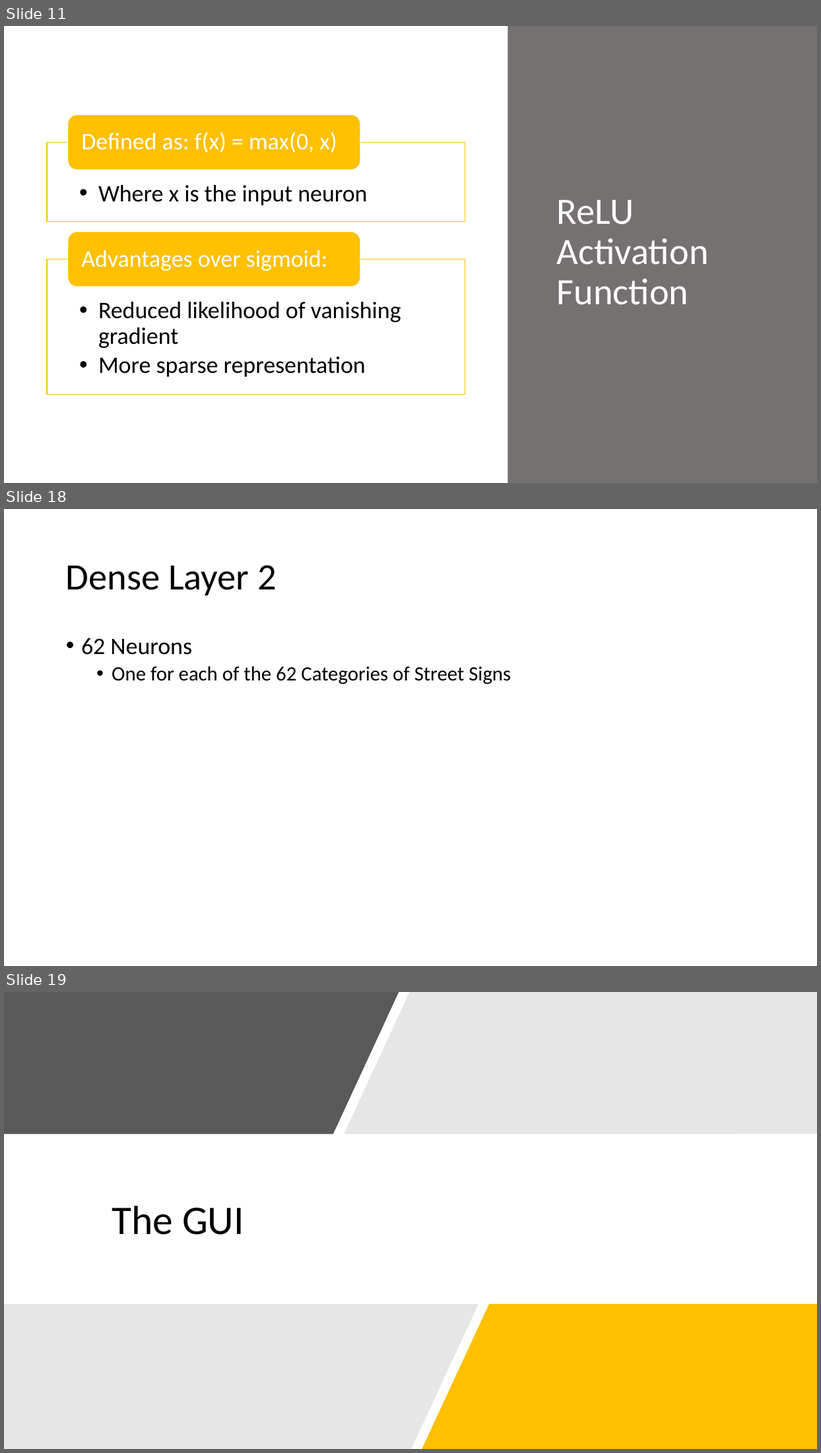
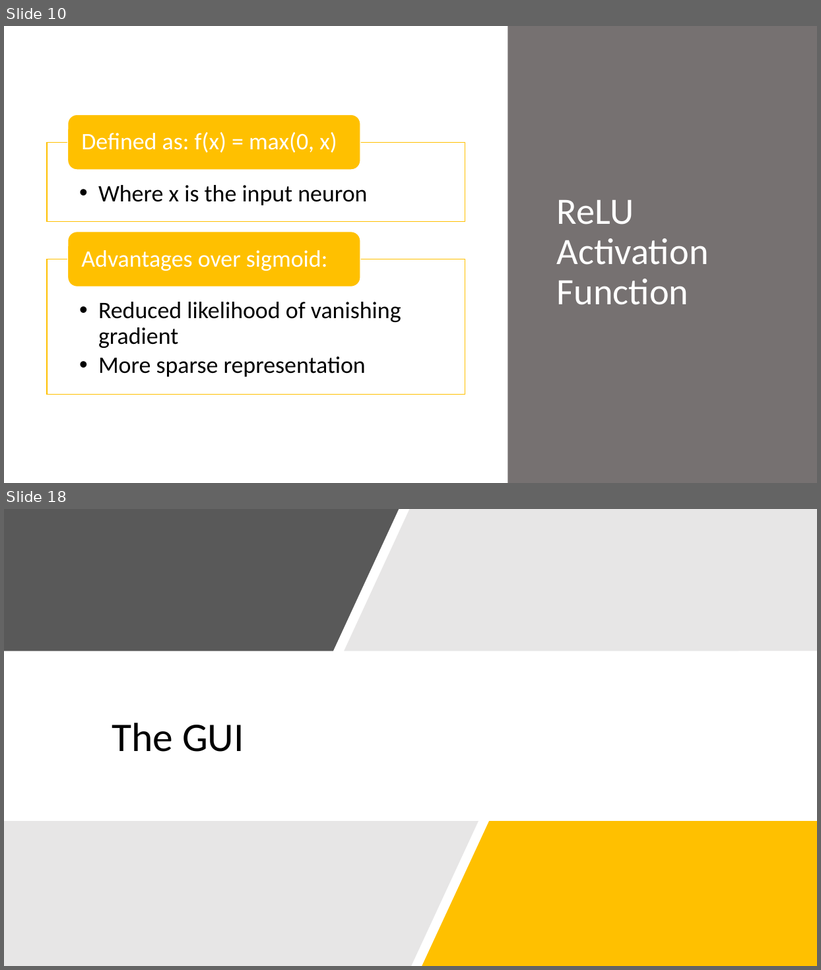
Before and after one commit to ChrisKalahiki/CNN-for-BelgiumTS-and-MNIST, a slide deck: RIPMazeRunner.pptx. Shown one above the other, each under a label of ours: slides 11, 18 and 19 before the commit, slides 10 and 18 after it; the slides between them are not shown. The pictures are 821x1453 and 821x970 pixels, drawn with LibreOffice and Linux fonts; fonts in the diff are those of the drawing. Boxes give left, top, right and bottom in pixels: in the first picture for what was removed or moved away, otherwise in the second. Text is boxed around its words. In the diff, an @@ line names an element or a change of style, - is before the commit and + after.

```diff
--- a/RIPMazeRunner.pptx
+++ b/RIPMazeRunner.pptx
@@ slide 18 removed at bbox=[4, 509, 817, 966], background #FFFFFF @@
@@ title removed at bbox=[66, 565, 277, 595] @@
-Dense Layer 2
@@ text removed at bbox=[81, 638, 511, 685] @@
-• 62 Neurons
-  • One for each of the 62 Categories of Street Signs
@@ what was slide 11 is now slide 10 @@
@@ what was slide 19 is now slide 18 @@
```
Also in this commit, not shown: 10 slides changed, 2 slides added, 2 other slides removed.
